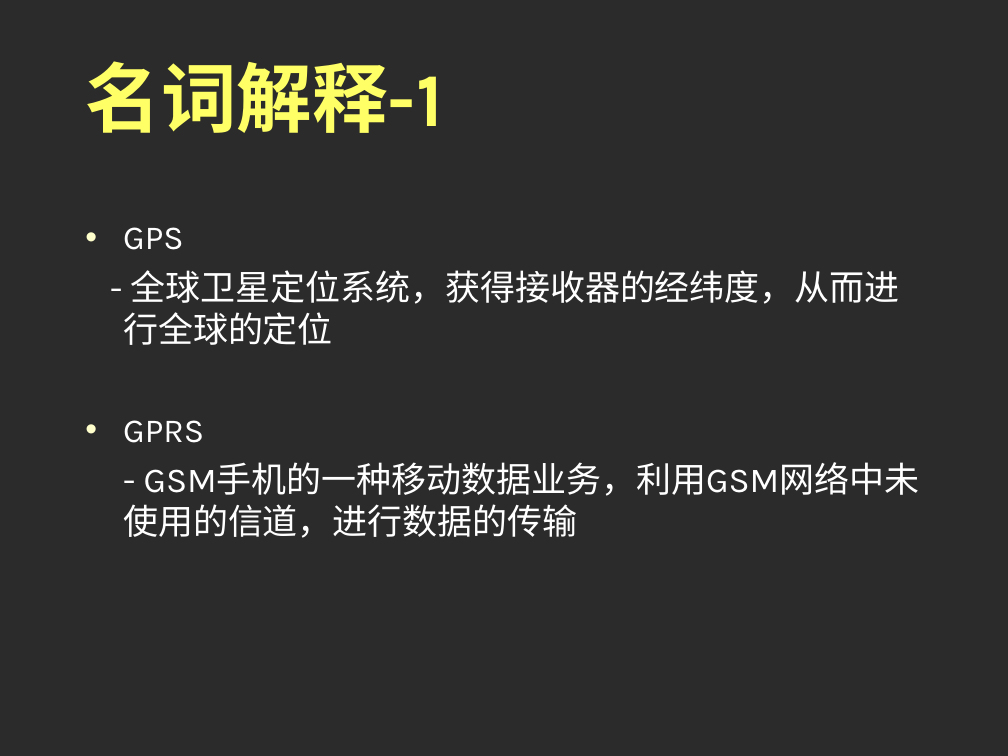
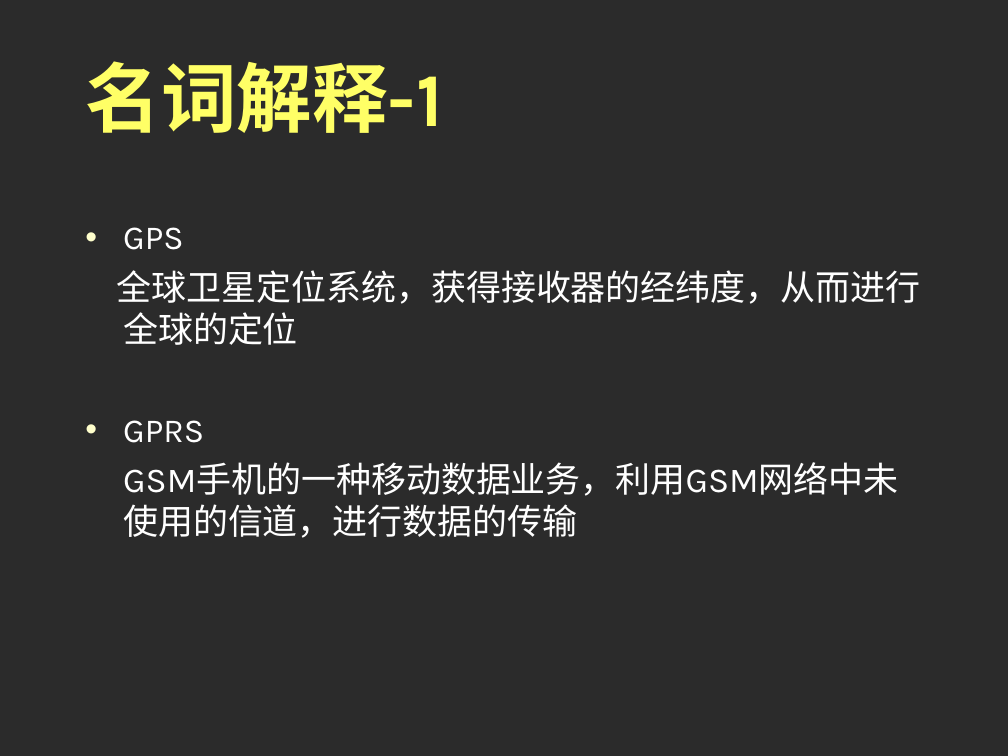
Before and after one commit to runt18/wireless-order-solution, a slide deck: slide 2 of doc/e点通基础培训.ppt. Drawn at 1008x756 pixels with LibreOffice and Linux fonts; fonts in the diff are those of the drawing; background and template pictures are left out; a plain dark background stands for a picture behind light text. Boxes give left, top, right and bottom in pixels: in the first picture for what was removed or moved away, otherwise in the second. Text is boxed around its words. In the diff, an @@ line names an element or a change of style, - is before the commit and + after.

```diff
--- a/doc/e点通基础培训.ppt
+++ b/doc/e点通基础培训.ppt
@@ text at (x1=117, y1=270, x2=921, y2=345): text changed @@
-- 全球卫星定位系统，获得接收器的经纬度，从而进行全球的定位
+全球卫星定位系统，获得接收器的经纬度，从而进行全球的定位
@@ text at (x1=123, y1=462, x2=898, y2=538): text changed @@
-- GSM手机的一种移动数据业务，利用GSM网络中未使用的信道，进行数据的传输
+GSM手机的一种移动数据业务，利用GSM网络中未使用的信道，进行数据的传输
```
Also in this commit, not shown: 1 other slide changed, 1 slide added, 1 slide removed.
